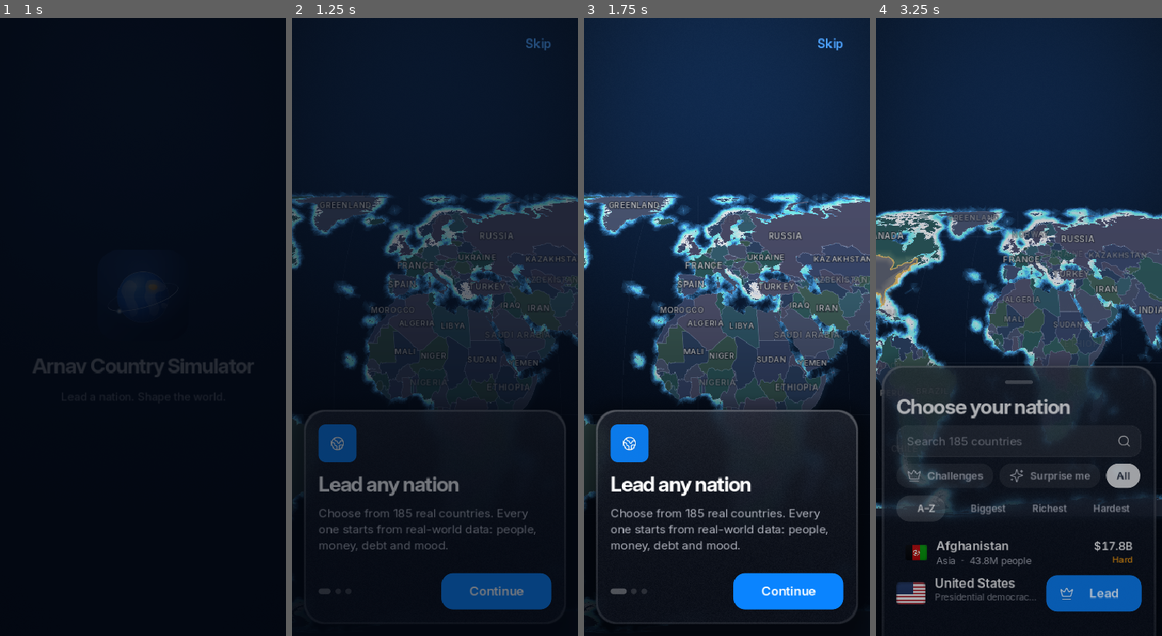
Above: before the commit, frames 1-4 (left to right).
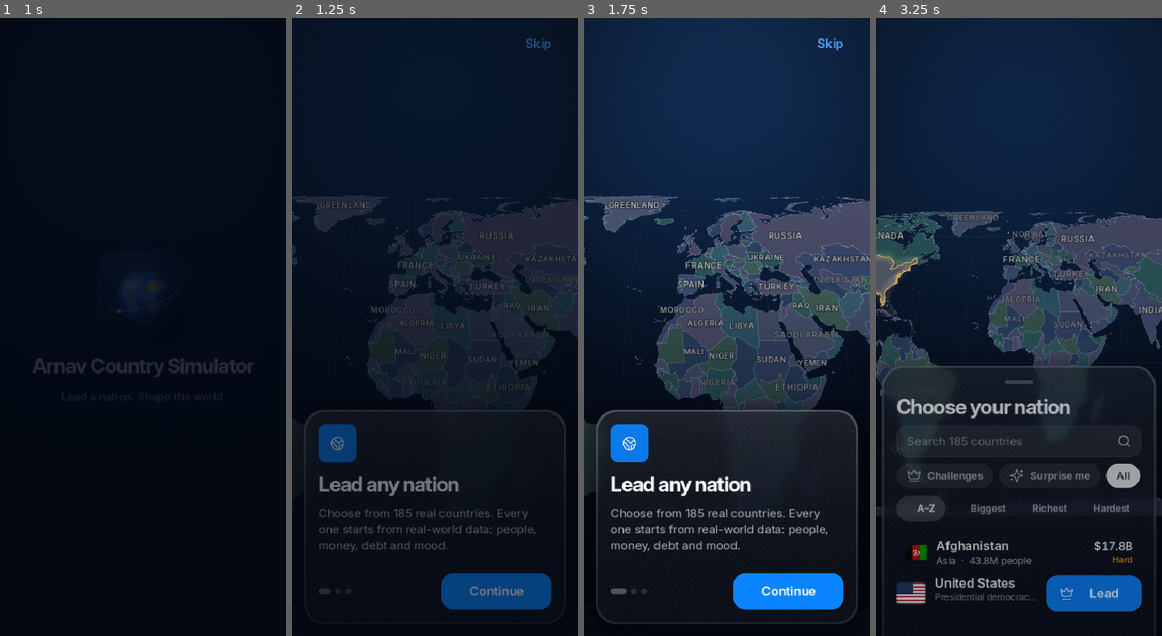
Above: after the commit, the same moments.

Repository: Arnav-Dugad/arnav-country-simulator
Game: Godot game, scene res://ui/screens/splash.tscn
Same seed, same stepped clock (60 frames per second), same inputs: the game is played once before the commit and once after it.
Inputs (mouse positions are in pixels of both pictures, inside the frame that each line leads up to):
- Up to frame 1 (1 s): move the mouse to (205, 296) at 0.52 s; click (205, 296) at 0.67 s
- Up to frame 2 (1.25 s): no input
- Up to frame 3 (1.75 s): click "Skip" at 1.25 s
- Up to frame 4 (3.25 s): click "Skip" at 2 s; click "Not now, play as guest" at 2.75 s

Frame 1 is identical in both runs. In frame 2, 4.3% of the frame differs, in the area x 0-100%, y 28-79%; in frame 3, 5.6%; in frame 4, 6.6%, in the area x 0-100%, y 30-81%.

Commit message:
v0.14.1: remove coast glow (spiky on device), Globe view button in Layers
Co-Authored-By: Claude Opus 5.5 <noreply@anthropic.com>

Diff:
--- a/map/map_view.gd
+++ b/map/map_view.gd
@@ -50,8 +50,7 @@
 var _sel_fill: MeshInstance2D
 var _sel_line: MeshInstance2D
 var _labels: MapLabels
-var _coast: MeshInstance2D
-var _coast_mat: ShaderMaterial
+
 var _overlays: MapOverlays
 
 var _fill_mat: ShaderMaterial
@@ -140,12 +139,6 @@
 	_fill_mat.set_shader_parameter(&"player_tint", DS.GOLD)
 	_fill_mat.set_shader_parameter(&"world_half_height", data.world_rect.size.y * 0.5)
 	_build_graticule()
-	# Shallow water: a soft cyan halo along every coast, drawn under the land so
-	# only the sea side shows.
-	_coast_mat = _line_material(GLOW_SHADER, Color(0.35, 0.75, 1.0, 0.07), 1.0)
-	_coast = MeshInstance2D.new()
-	_coast.material = _coast_mat
-	_world.add_child(_coast)
 	_fill = MeshInstance2D.new()
 	_fill.mesh = _baked("res://data/map_fill.res", func() -> ArrayMesh:
 		return MapMeshes.fill_mesh(data, PackedInt32Array(draw_order), _tex_w))
@@ -156,7 +149,6 @@
 	_borders = MeshInstance2D.new()
 	_borders.mesh = _baked("res://data/map_borders.res", func() -> ArrayMesh:
 		return MapMeshes.line_mesh(data.ring_points))
-	_coast.mesh = _borders.mesh
 	_borders.material = _border_mat
 	_world.add_child(_borders)
 
@@ -540,7 +532,6 @@
 	_border_mat.set_shader_parameter(&"aa", 1.0 / (BORDER_PX * 0.5 + 0.5))
 	_border_mat.set_shader_parameter(&"line_color", Color(DS.BORDER, DS.BORDER.a * lerpf(0.55, 1.0, zt)))
 	_glow_mat.set_shader_parameter(&"half_width", GLOW_PX * px)
-	_coast_mat.set_shader_parameter(&"half_width", 9.0 * px)
 	_rebuild_glow()
 	_player_line_mat.set_shader_parameter(&"half_width", (PLAYER_LINE_PX * 0.5 + 0.5) * px)
 	_player_line_mat.set_shader_parameter(&"aa", 1.0 / (PLAYER_LINE_PX * 0.5 + 0.5))
@@ -568,7 +559,7 @@
 
 
 func _globe_materials() -> Array:
-	return [_fill_mat, _border_mat, _glow_mat, _player_line_mat, _sel_line_mat, _grat_mat, _coast_mat]
+	return [_fill_mat, _border_mat, _glow_mat, _player_line_mat, _sel_line_mat, _grat_mat]
 
 
 ## Points the globe at the current view and sizes it to the screen.
--- a/ui/hud/layers_popover.gd
+++ b/ui/hud/layers_popover.gd
@@ -5,6 +5,7 @@
 ## Tap outside to close.
 
 signal mode_selected(mode: int)
+signal globe_requested
 
 const LEGEND := {
 	MapModes.Mode.POLITICAL: ["Countries in calm colours. Yours glows gold.", "", ""],
@@ -22,6 +23,13 @@
 var _hi: Label
 var _mode := 0
 var _anchor := Rect2()
+var _globe_btn: AppButton
+
+
+func set_globe_state(on: bool) -> void:
+	if _globe_btn:
+		_globe_btn.text = "Flat map" if on else "Globe view"
+		_globe_btn.icon_name = "map" if on else "earth"
 
 
 func _init() -> void:
@@ -57,6 +65,12 @@
 			mode_selected.emit(m))
 		g.add_child(b)
 		_tiles.append(b)
+	_globe_btn = AppButton.make("Globe view", &"", "earth")
+	var gb := _globe_btn
+	gb.pressed.connect(func() -> void:
+		close()
+		globe_requested.emit())
+	v.add_child(gb)
 	_legend_title = Label.new()
 	_legend_title.theme_type_variation = &"Footnote"
 	_legend_title.autowrap_mode = TextServer.AUTOWRAP_WORD_SMART
--- a/ui/screens/game.gd
+++ b/ui/screens/game.gd
@@ -59,7 +59,9 @@
 	add_child(top_bar)
 	strip = ControlStrip.new()
 	strip.next_tapped.connect(_on_next)
-	strip.layers_tapped.connect(func() -> void: layers.open(strip.layers_rect()))
+	strip.layers_tapped.connect(func() -> void:
+		layers.set_globe_state(map.globe_on)
+		layers.open(strip.layers_rect()))
 	add_child(strip)
 	dock = Dock.new()
 	dock.opened.connect(open_page)
@@ -74,6 +76,13 @@
 	_build_sheet_header()
 	layers = LayersPopover.new()
 	layers.mode_selected.connect(_on_mode_changed)
+	layers.globe_requested.connect(func() -> void:
+		if map.globe_on:
+			map.exit_globe()
+			return
+		if sheet.is_open():
+			sheet.close()
+		map.enter_globe())
 	add_child(layers)
 
 	Screen.insets_changed.connect(_layout)
Not shown, changed: CHANGELOG.md
